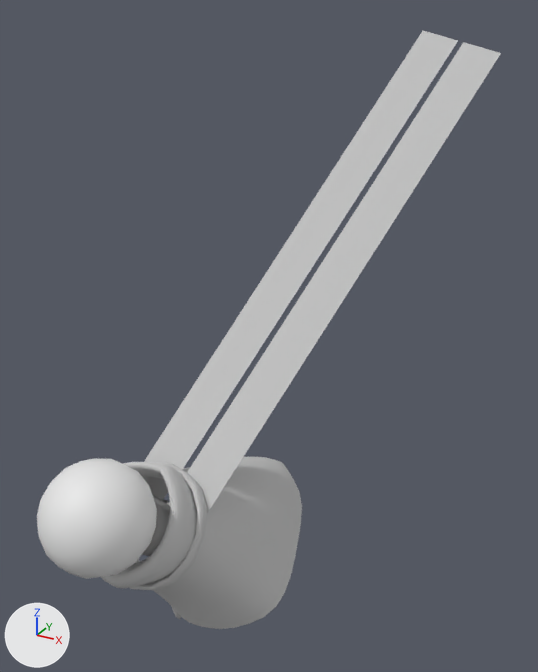
Two versions of the FBX model Assets/99_Test/14_CSH/FBX/Run/Ani_ken_run.fbx, one commit apart.
Before and after are seen from a 50 mm lens placed at (0.969, -1.419, 1.686), pointed at (0.132, 0.103, 0.925). The lights are fixed; the arrows at lower left show +X, +Y and +Z. Both versions are drawn at frame 1 of the action 'Take 001'; the numbers are the values there.

In view in the first picture: 'Body', 'Scarf', 'Tail_1', 'Tail_2', 'head'.
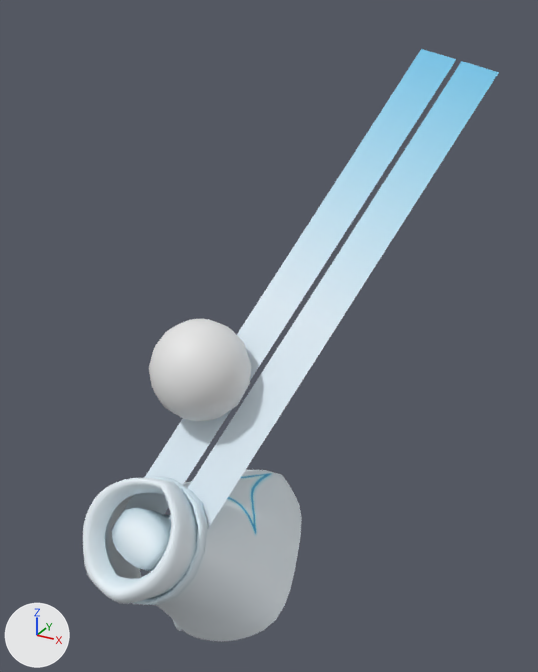
The change, as a diff of the scene's bpy script:
```diff
--- a/Assets/99_Test/14_CSH/FBX/Run/Ani_ken_run.fbx.py
+++ b/Assets/99_Test/14_CSH/FBX/Run/Ani_ken_run.fbx.py
@@ me_mesh_002 @@
 me_mesh_002.from_pydata(...)  # 790 vertices, 724 faces; spans x -0.267..0.247, y -0.363..0.308, z 0.174..0.747
 # used by ob_scarf; location = (0.0, 0.084, 0.019); rotation_euler = (0.262, 0.0, 0.0), in degrees (15, 0, 0)
-me_mesh_002.materials.append(mat_material__38)  # light grey #c5c5c5
+# me_mesh_002 part 6: the loose piece of 694 vertices spanning x -0.267..0.247, y -0.363..0.308, z 0.174..0.747 is multiplied about the mesh origin by the matrix ((39.37, 0.0, 0.0), (0.0, 39.37, 0.0), (0.0, 0.0, 39.37)), in mat_ken (picture img_tex_ken_basecolor_png)
+# me_mesh_002 part 7: the loose piece of 96 vertices spanning x -0.157..0.15, y -0.323..-0.058, z 0.471..0.684 is deleted
+me_mesh_002.materials.append(mat_ken)  # picture img_tex_ken_basecolor_png
@@ me_mesh @@
 # used by ob_tail_1; location = (0.0, 0.084, 0.019); rotation_euler = (0.262, 0.0, 0.0), in degrees (15, 0, 0)
-me_mesh.from_pydata(...)  # 58 vertices, 28 faces; spans x -0.023..0.514, y -0.25..0.946, z 0.516..1.391
-me_mesh.materials.append(mat_material__38)  # light grey #c5c5c5
+me_mesh.from_pydata(...)  # 30 vertices, 14 faces; spans x -0.905..20.249, y -9.834..37.24, z 20.313..54.748
+# me_mesh part 2: 58 vertices removed from x -0.023..0.514, y -0.25..0.946, z 0.516..1.391
+# me_mesh part 3: 30 vertices added at x -0.905..20.249, y -9.834..37.24, z 20.313..54.748
+me_mesh.materials.append(mat_ken)  # picture img_tex_ken_basecolor_png
@@ me_mesh_004 @@
 me_mesh_004.from_pydata(...)  # 557 vertices, 572 faces; spans x -0.089..0.083, y -0.28..0.154, z 0.068..0.664
 # used by ob_body; location = (0.0, 0.084, 0.019); rotation_euler = (0.262, 0.0, 0.0), in degrees (15, 0, 0)
-me_mesh_004.materials.append(mat_01___default)  # grey #b4b4b4
+# me_mesh_004 part 1: the whole mesh is multiplied about the mesh origin by the matrix ((39.37, 0.0, 0.0), (0.0, 39.37, 0.0), (0.0, 0.0, 39.37))
+me_mesh_004.materials.append(mat_ken)  # picture img_tex_ken_basecolor_png
@@ me_mesh_001 @@
 # used by ob_tail_2; location = (0.0, 0.084, 0.019); rotation_euler = (0.262, 0.0, 0.0), in degrees (15, 0, 0)
-me_mesh_001.from_pydata(...)  # 58 vertices, 28 faces; spans x -0.141..0.396, y -0.22..0.976, z 0.535..1.41
-me_mesh_001.materials.append(mat_material__38)  # light grey #c5c5c5
+me_mesh_001.from_pydata(...)  # 30 vertices, 14 faces; spans x -5.569..15.584, y -8.661..38.412, z 21.072..55.507
+# me_mesh_001 part 4: 58 vertices removed from x -0.141..0.396, y -0.22..0.976, z 0.535..1.41
+# me_mesh_001 part 5: 30 vertices added at x -5.569..15.584, y -8.661..38.412, z 21.072..55.507
+me_mesh_001.materials.append(mat_ken)  # picture img_tex_ken_basecolor_png
@@ ob_scarf @@
 ob_scarf = bpy.data.objects.new('Scarf', me_mesh_002)
-ob_scarf.location = (0.0, 0.084, 0.019)
+ob_scarf.location = (0.0, 0.084, -0.027)
 ob_scarf.rotation_euler = (0.262, 0.0, 0.0)  # degrees (15, 0, 0)
+ob_scarf.scale = (0.0254, 0.0254, 0.0254)
@@ ob_tail_1 @@
 ob_tail_1 = bpy.data.objects.new('Tail_1', me_mesh)
-ob_tail_1.location = (0.0, 0.084, 0.019)
+ob_tail_1.location = (0.0, 0.084, -0.027)
 ob_tail_1.rotation_euler = (0.262, 0.0, 0.0)  # degrees (15, 0, 0)
+ob_tail_1.scale = (0.0254, 0.0254, 0.0254)
@@ ob_head @@
-ob_head = bpy.data.objects.new('head', me_mesh_003)
@@ ob_body @@
 ob_body = bpy.data.objects.new('Body', me_mesh_004)
-ob_body.location = (0.0, 0.084, 0.019)
+ob_body.location = (0.0, 0.084, -0.027)
 ob_body.rotation_euler = (0.262, 0.0, 0.0)  # degrees (15, 0, 0)
+ob_body.scale = (0.0254, 0.0254, 0.0254)
@@ ob_tail_2 @@
 ob_tail_2 = bpy.data.objects.new('Tail_2', me_mesh_001)
-ob_tail_2.location = (0.0, 0.084, 0.019)
+ob_tail_2.location = (0.0, 0.084, -0.027)
 ob_tail_2.rotation_euler = (0.262, 0.0, 0.0)  # degrees (15, 0, 0)
+ob_tail_2.scale = (0.0254, 0.0254, 0.0254)
@@ ob_head_1 @@
+ob_head_1 = bpy.data.objects.new('head_1', me_mesh_1)  # 121 vertices, 136 faces; spans x -6.69..6.69, y 1.03..14.33, z -5.3..7.93
+ob_head_1.location = (0.002, -0.155, 0.79)
+ob_head_1.rotation_euler = (0.262, 0.0, 0.0)  # degrees (15, 0, 0)
+ob_head_1.scale = (0.0192, 0.0192, 0.0192)
@@ ob_necklace @@
+ob_necklace = bpy.data.objects.new('Necklace', me_mesh_001_1)  # 96 vertices, 80 faces; spans x -6.17..5.91, y -12.71..-2.29, z 18.56..26.92; in mat_ken (picture img_tex_ken_basecolor_png)
+ob_necklace.location = (0.0, 0.084, -0.027)
+ob_necklace.rotation_euler = (0.262, 0.0, 0.0)  # degrees (15, 0, 0)
+ob_necklace.scale = (0.0254, 0.0254, 0.0254)
```

Where the change shows, as pixel boxes (x1, y1, x2, y2) in the pictures (538 x 672 px; the box of a moved part takes in the faces that stretch with it):
'Scarf', reshaped, moved, rescaled
    before: (101, 457, 302, 629)
    after: (83, 470, 302, 642)
'Tail_1', reshaped, moved, rescaled
    before: (167, 42, 501, 513)
    after: (168, 61, 499, 529)
'Tail_2', reshaped, moved, rescaled
    before: (143, 31, 458, 501)
    after: (111, 49, 456, 531)
'head', deleted
    before: (37, 458, 157, 579)
'head_1', added
    after: (149, 319, 251, 421)
'Body', recoloured, reshaped, moved, rescaled
    before: (142, 496, 181, 619)
    after: (112, 508, 182, 631)
'Necklace', added
    after: (132, 477, 208, 605)
part 2 of me_mesh, deleted
    before: (167, 42, 501, 513)
part 3 of me_mesh, added
    after: (168, 61, 499, 529)
part 4 of me_mesh_001, deleted
    before: (143, 31, 458, 501)
part 5 of me_mesh_001, added
    after: (111, 49, 456, 531)
part 6 of me_mesh_002, moved or reshaped
    before: (101, 457, 302, 629)
    after: (83, 470, 302, 642)
part 7 of me_mesh_002, deleted
    before: (131, 462, 207, 590)
